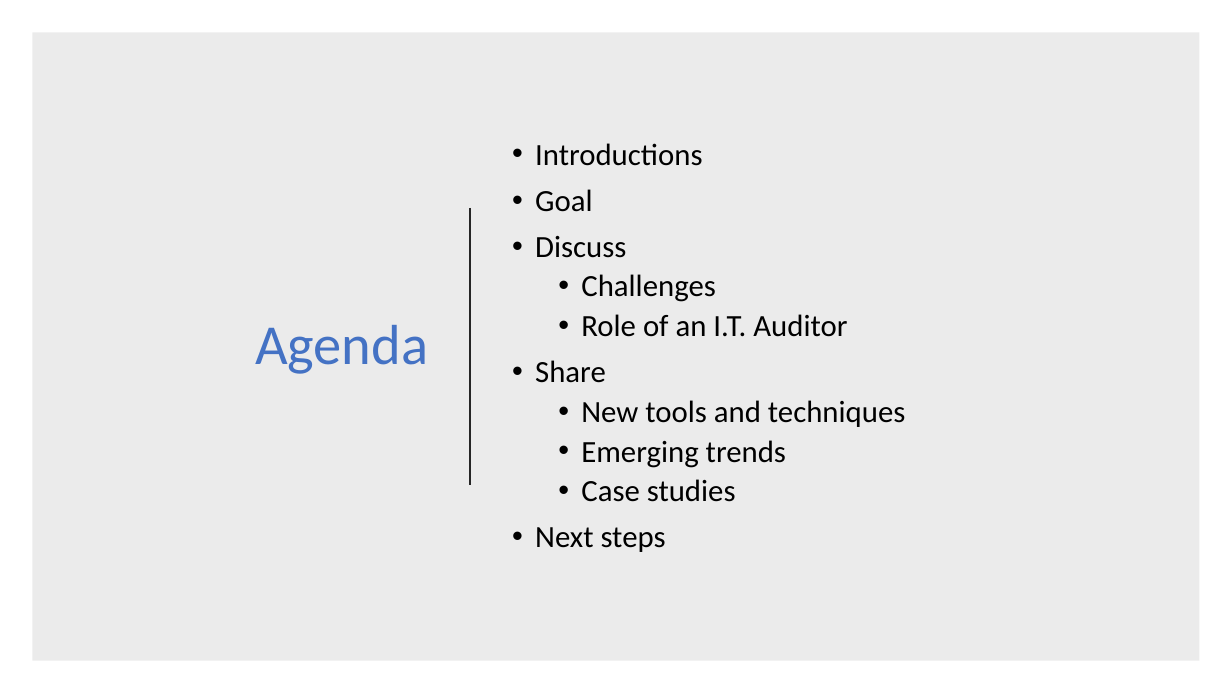
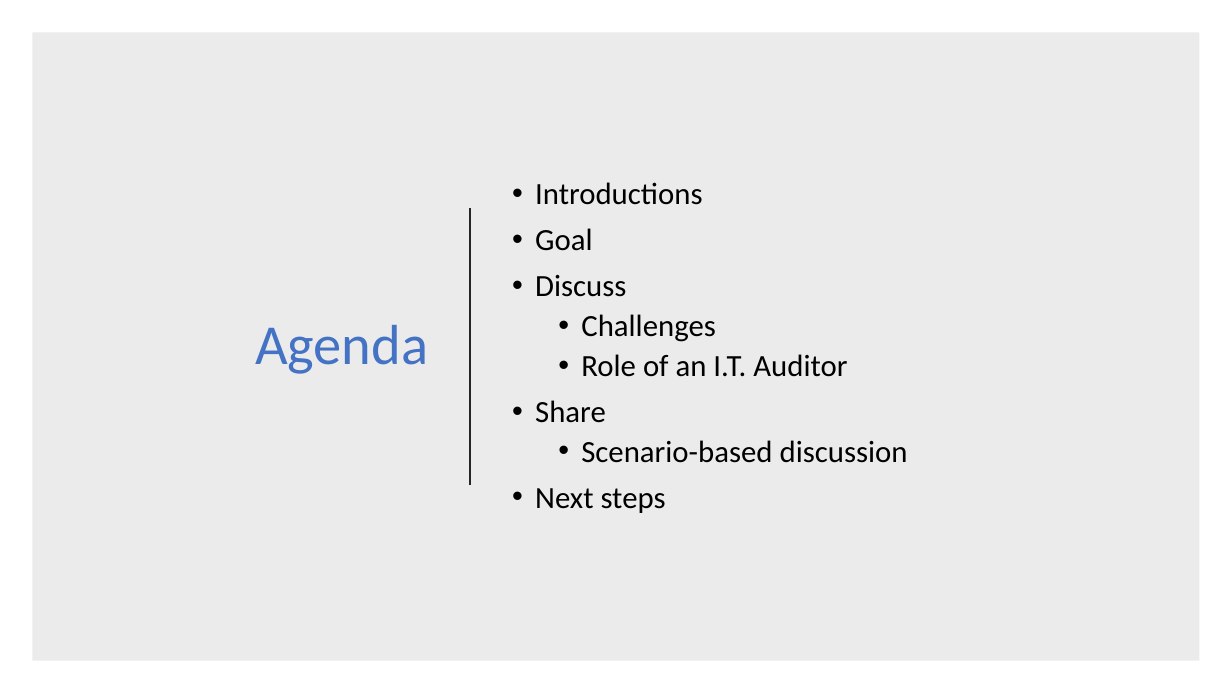
Before and after one commit to juliansoh/Databricks-Financial-Fraud, a slide deck: slide 2 of slides/Presentation for Auditors.pptx. Drawn at 1232x693 pixels with LibreOffice and Linux fonts; fonts in the diff are those of the drawing. Boxes give left, top, right and bottom in pixels: in the first picture for what was removed or moved away, otherwise in the second. Text is boxed around its words. In the diff, an @@ line names an element or a change of style, - is before the commit and + after.

```diff
--- a/slides/Presentation for Auditors.pptx
+++ b/slides/Presentation for Auditors.pptx
@@ text at [581,440,908,463]: text changed @@
-  • New tools and techniques
-  • Emerging trends
-  • Case studies
+  • Scenario-based discussion
```
Also in this commit, not shown: 1 other slide changed.
